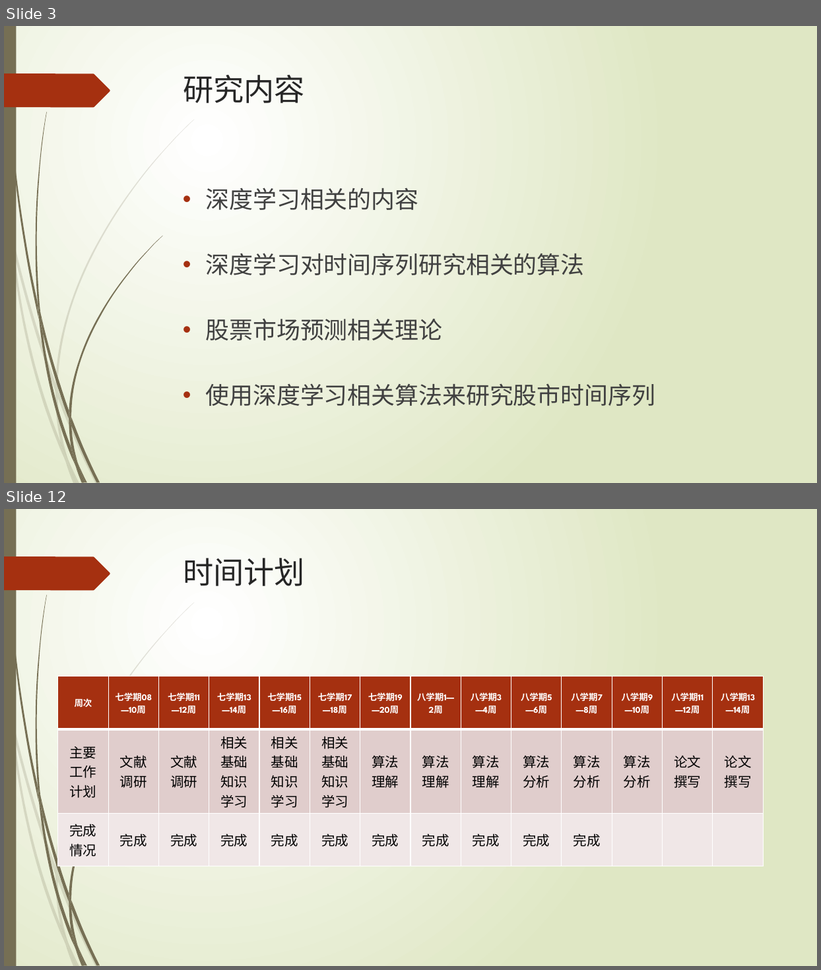
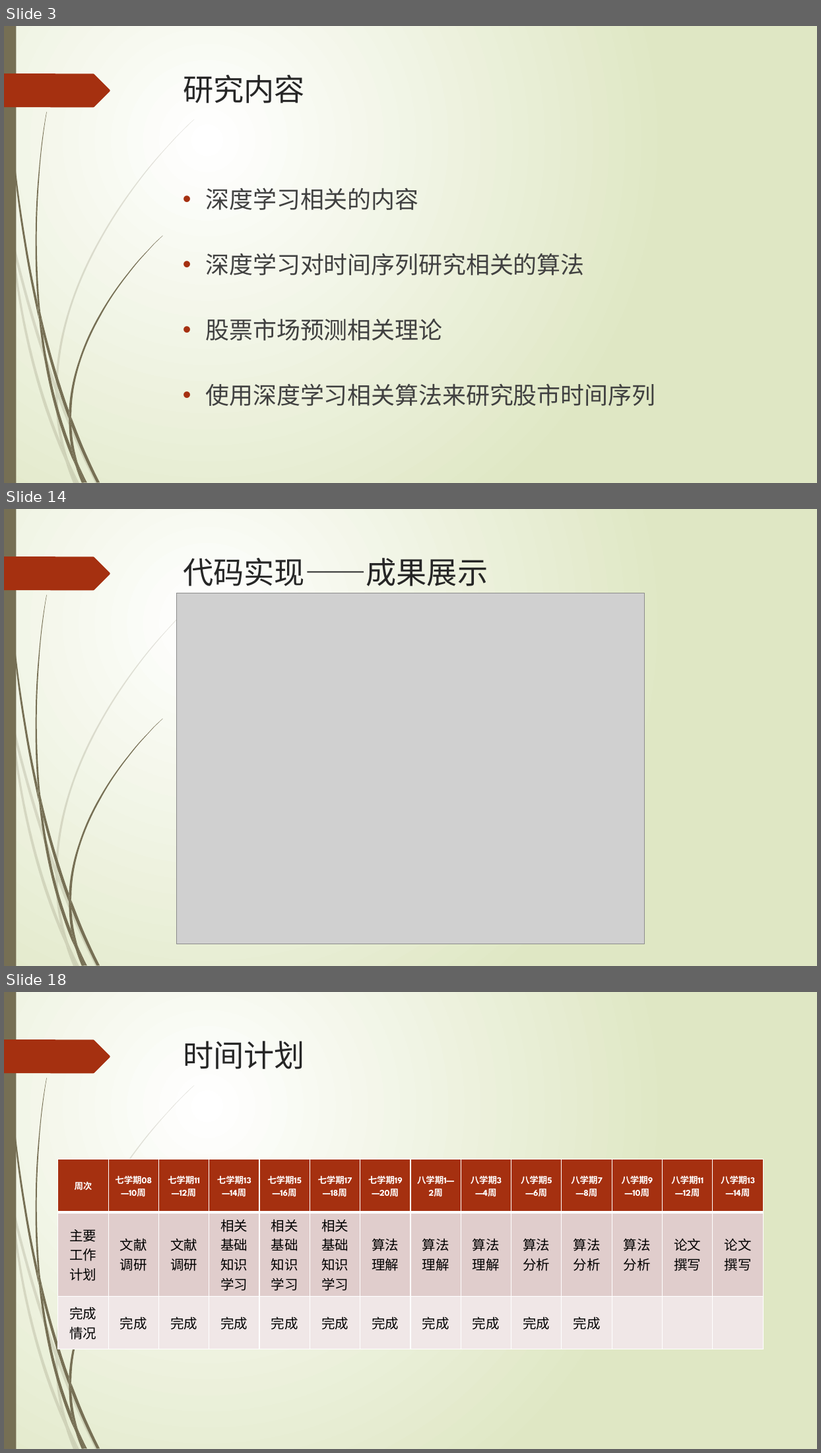
Before and after one commit to KylinJackson/Thesis, a slide deck: show/中期答辩.pptx. Shown one above the other, each under a label of ours: slides 3 and 12 before the commit, slides 3, 14 and 18 after it; the slides between them are not shown. The pictures are 821x970 and 821x1453 pixels, drawn with LibreOffice and Linux fonts; fonts in the diff are those of the drawing; grey boxes stand for pictures. Boxes give left, top, right and bottom in pixels: in the first picture for what was removed or moved away, otherwise in the second. Text is boxed around its words. In the diff, an @@ line names an element or a change of style, - is before the commit and + after.

```diff
--- a/show/中期答辩.pptx
+++ b/show/中期答辩.pptx
@@ slide 14 added at (x1=4, y1=509, x2=817, y2=966), background gradient #FFFFFF to #DFE8C4; not listed: 24 template elements that a slide beside it also shows @@
@@ title added at (x1=183, y1=558, x2=488, y2=586), 36 pt, text #262626 @@
+代码实现——成果展示
@@ picture added at (x1=177, y1=593, x2=644, y2=944) @@
@@ what was slide 12 is now slide 18 @@
```
Also in this commit, not shown: 7 slides changed, 6 other slides added, 1 slide removed, 7 other files.
